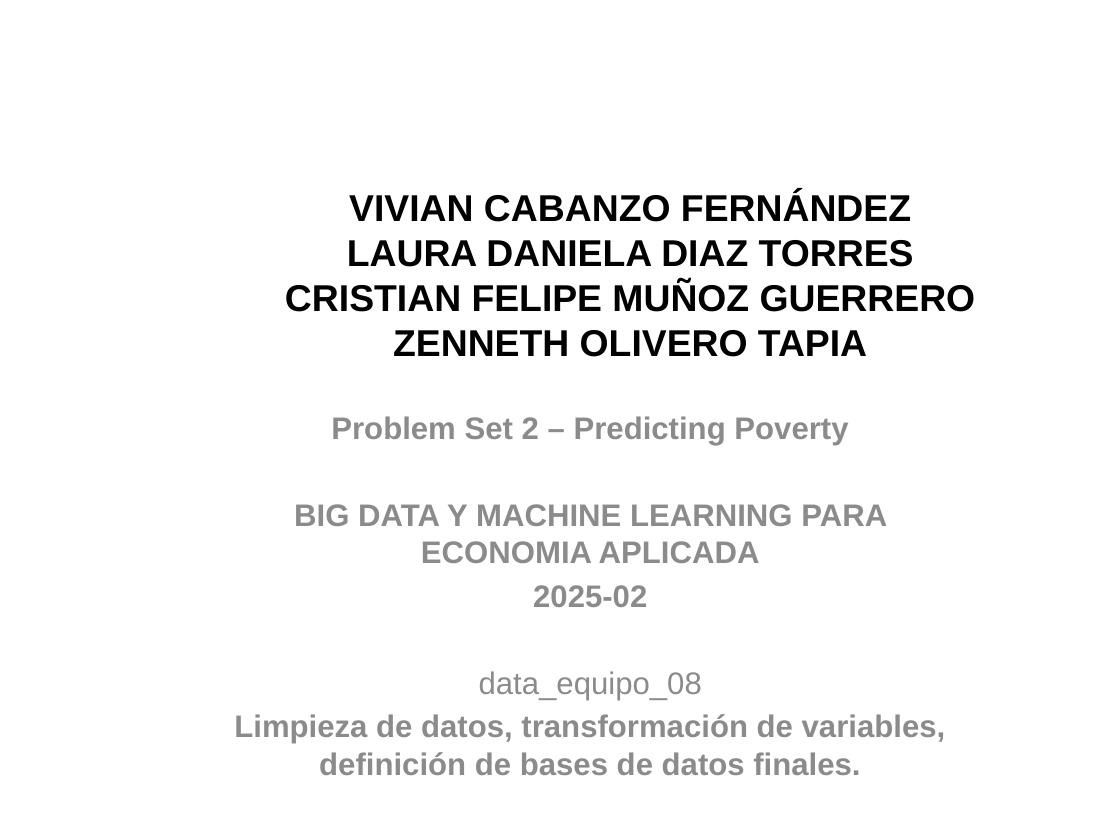
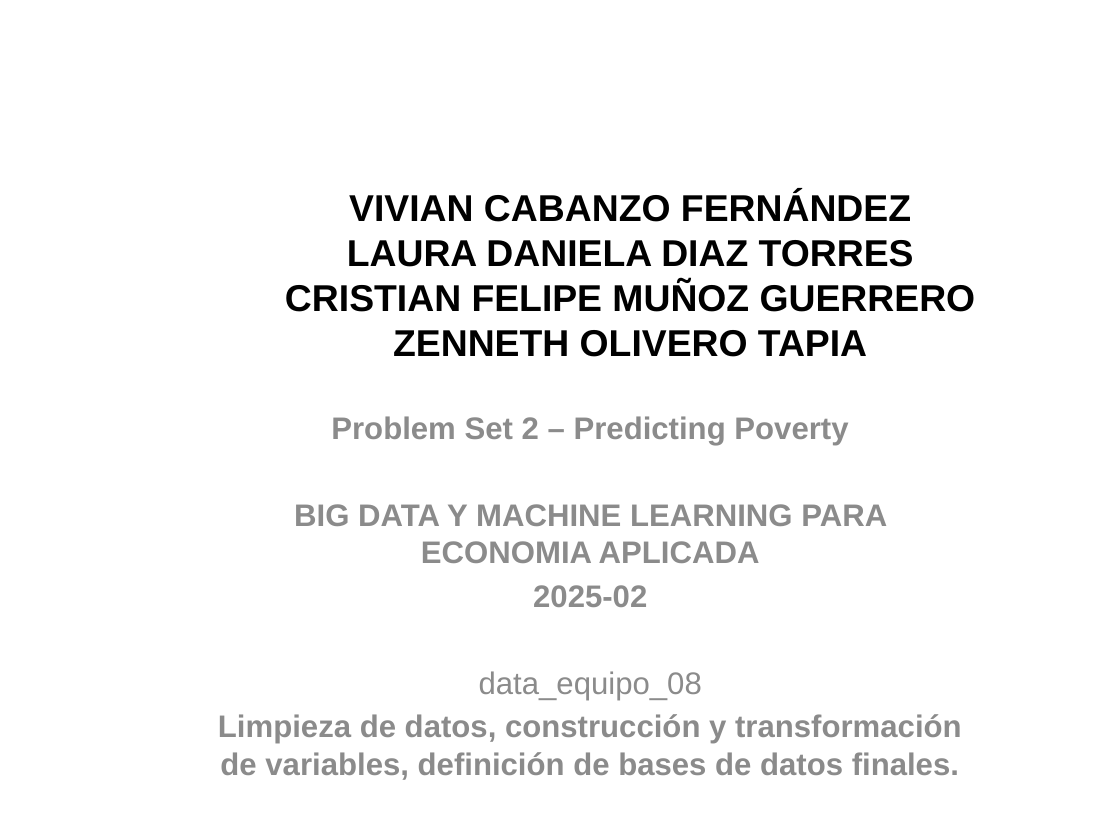
Before and after one commit to VivianCabanzo/Taller2_Predicting-Poverty, a slide deck: slide 1 of Presentaciones/data_equipo_08.pptx. Drawn at 1120x840 pixels with LibreOffice and Linux fonts; fonts in the diff are those of the drawing; background and template pictures are left out. Boxes give left, top, right and bottom in pixels: in the first picture for what was removed or moved away, otherwise in the second. Text is boxed around its words. In the diff, an @@ line names an element or a change of style, - is before the commit and + after.

```diff
--- a/Presentaciones/data_equipo_08.pptx
+++ b/Presentaciones/data_equipo_08.pptx
@@ subtitle at (x1=218, y1=714, x2=962, y2=780): text changed @@
-Limpieza de datos, transformación de variables, definición de bases de datos finales.
+Limpieza de datos, construcción y transformación de variables, definición de bases de datos finales.
```
Also in this commit, not shown: 1 slide added, 1 slide removed.
